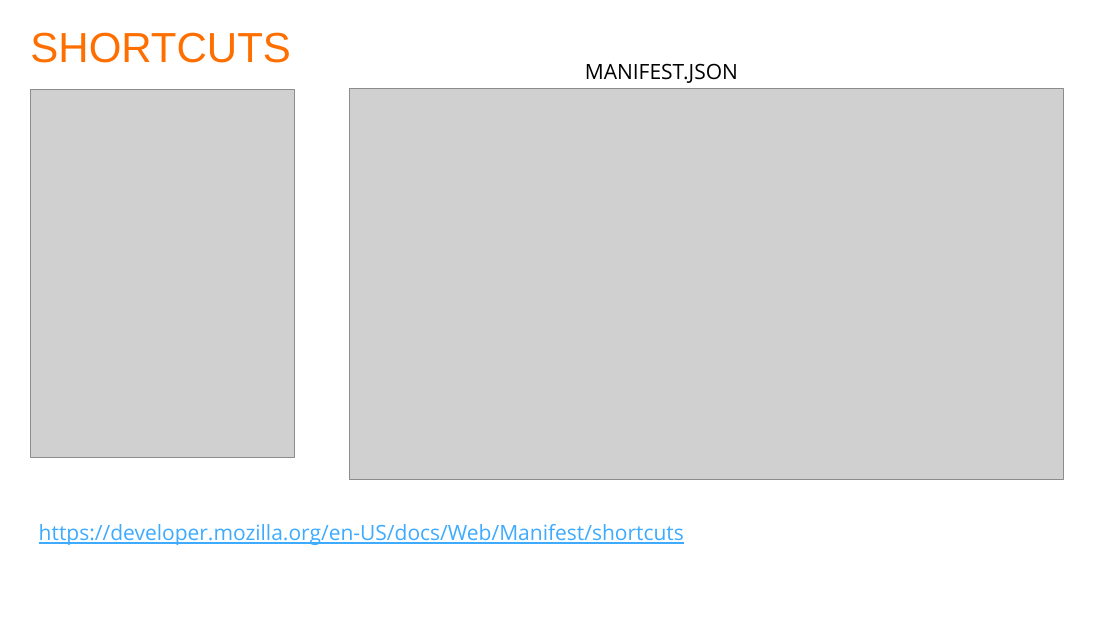
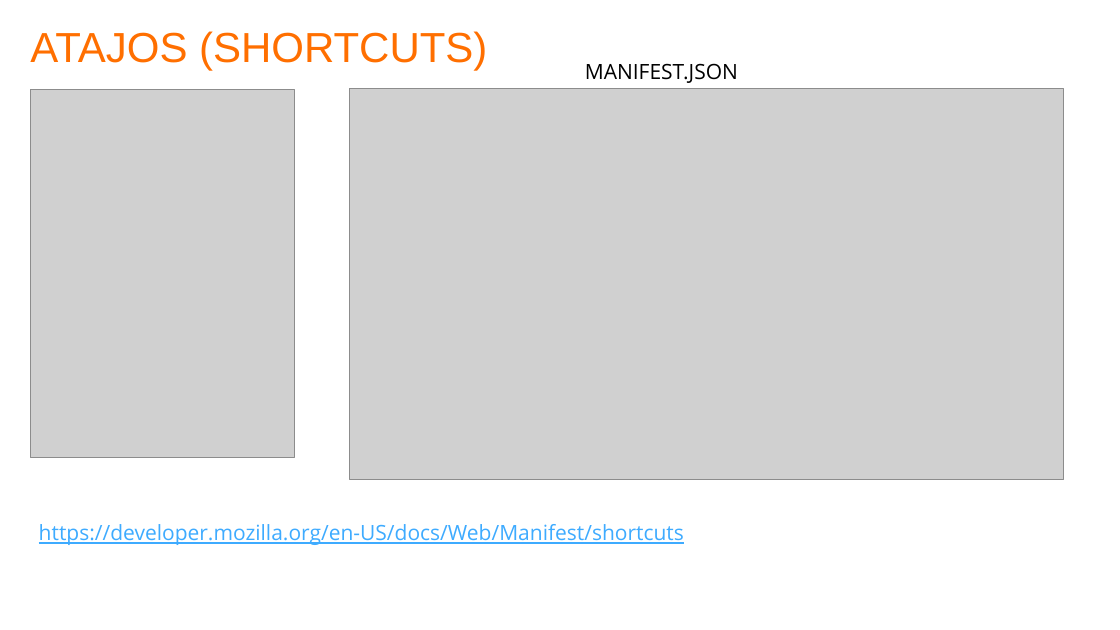
Before and after one commit to matew17/PWA-talk, a slide deck: slide 7 of PWA-Workbox.pptx. Drawn at 1120x630 pixels with LibreOffice and Linux fonts; fonts in the diff are those of the drawing; grey boxes stand for pictures; background and template pictures are left out. Boxes give left, top, right and bottom in pixels: in the first picture for what was removed or moved away, otherwise in the second. Text is boxed around its words. In the diff, an @@ line names an element or a change of style, - is before the commit and + after.

```diff
--- a/PWA-Workbox.pptx
+++ b/PWA-Workbox.pptx
@@ title at box(30, 31, 487, 70): text changed @@
-SHORTCUTS
+ATAJOS (SHORTCUTS)
```
Also in this commit, not shown: 6 other slides changed, 1 slide added.
